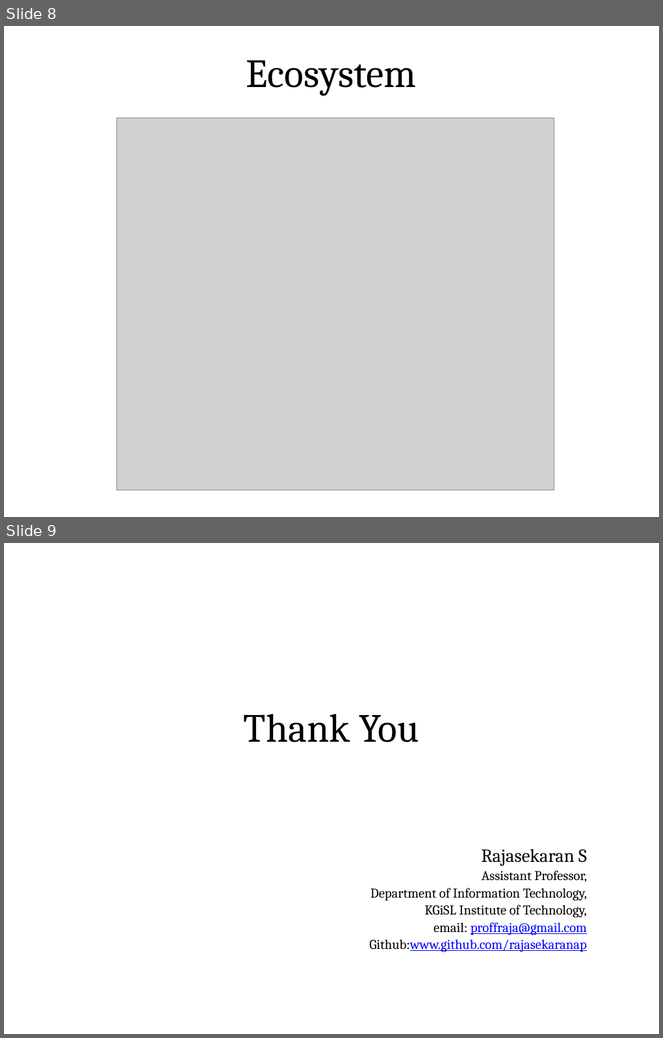
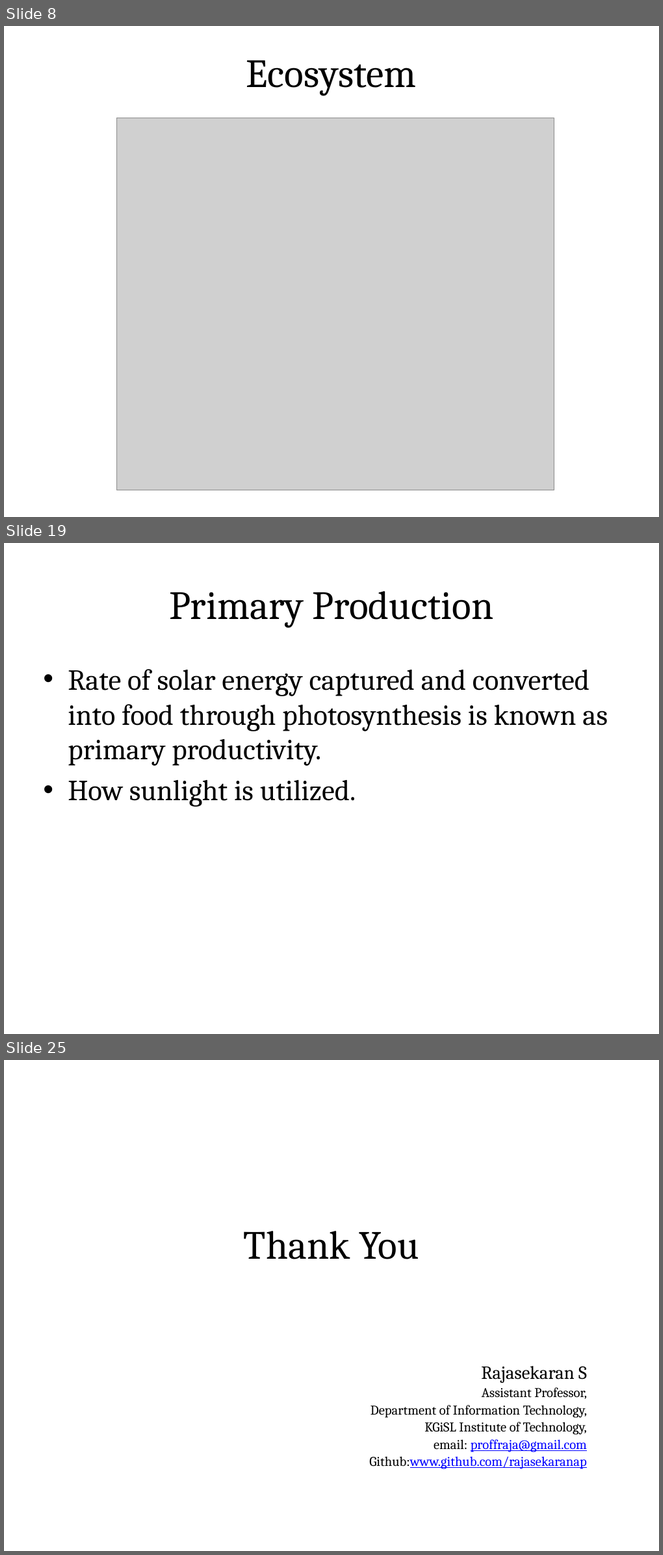
Before and after one commit to rajasekaran36/GE8291-Environmental-Science-and-Engineering, a slide deck: Slides/GE8291-U1.pptx. Shown one above the other, each under a label of ours: slides 8 and 9 before the commit, slides 8, 19 and 25 after it; the slides between them are not shown. The pictures are 663x1038 and 663x1555 pixels, drawn with LibreOffice and Linux fonts; fonts in the diff are those of the drawing; grey boxes stand for pictures. Boxes give left, top, right and bottom in pixels: in the first picture for what was removed or moved away, otherwise in the second. Text is boxed around its words. In the diff, an @@ line names an element or a change of style, - is before the commit and + after.

```diff
--- a/Slides/GE8291-U1.pptx
+++ b/Slides/GE8291-U1.pptx
@@ slide 19 added at (4,543,659,1034), background #FFFFFF @@
@@ title added at (36,563,627,644), fill gradient #DAFDA7 to #E4FCC2 to #F5FFE7, outline #98B955 0.75 pt, 44 pt, text #000000 @@
+Primary Production
@@ text added at (68,669,608,807), 32 pt, text #000000 @@
+• Rate of solar energy captured and converted into food through photosynthesis is known as primary productivity.
+• How sunlight is utilized.
@@ what was slide 9 is now slide 25 @@
```
Also in this commit, not shown: 15 other slides added.
